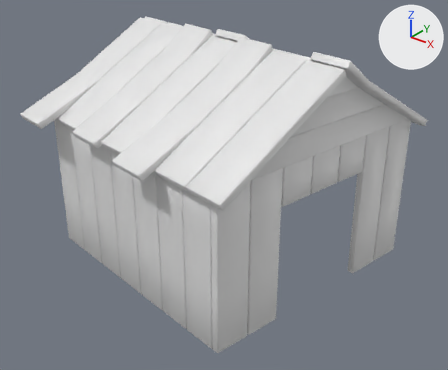
The FBX model Assets/3DModels/CABAÑA MADERA.FBX, before and after one commit.
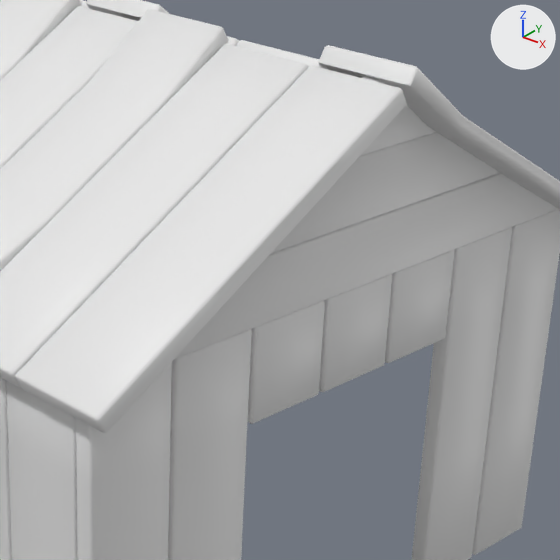
Each version appears first whole from a camera (50 mm lens) standing at (1.51, -4.86, 3.68) and looking at (-2.16, -0.28, 0.83), and next in a close-up on the part from 40% to 91% of the width and 9% to 71% of the height. The lights are fixed; the arrows at upper right show +X, +Y and +Z. Materials are left out; every surface is plain grey. Where no turn or scale is listed for an object, it has been applied to the vertices.

The first close-up shows 'CASA MADERA'.
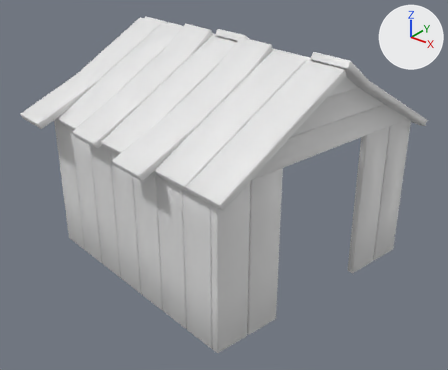
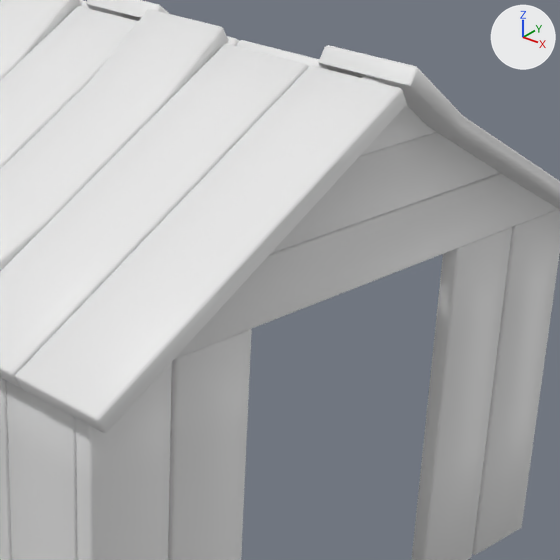
What the commit changed:
me_mesh has 1644 vertices, 1376 faces and spans x -3.92..-0.57, y -1.73..1.5, z 0.01..2.38.
me_mesh is used by ob_casa_madera; location (0.0, 0.0, 0.0).
me_mesh part 1: the loose piece of 40 vertices spanning x -1.11..-0.98, y -0.87..-0.51, z 1.18..1.56 is deleted.
me_mesh part 2: the loose piece of 40 vertices spanning x -1.04..-0.91, y -0.51..-0.14, z 1.18..1.56 is deleted.
me_mesh part 3: the loose piece of 40 vertices spanning x -0.98..-0.85, y -0.14..0.22, z 1.18..1.56 is deleted.

Location of each change, (x1, y1, x2, y2) in pixels of the close-ups (560 x 560 px):
part 1 of me_mesh, deleted: before (248, 301, 325, 424)
part 2 of me_mesh, deleted: before (319, 274, 392, 392)
part 3 of me_mesh, deleted: before (385, 250, 454, 363)
